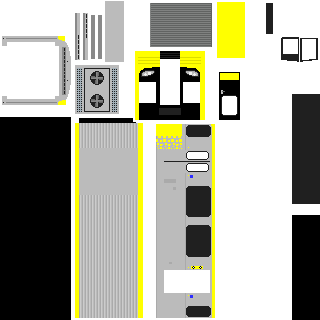
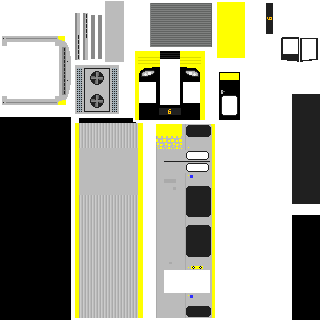
The second 320×320 image is a revision of the first. Changes to its layers:
added layer "Line 9" above "Line 8" over [168, 17, 272, 114]
